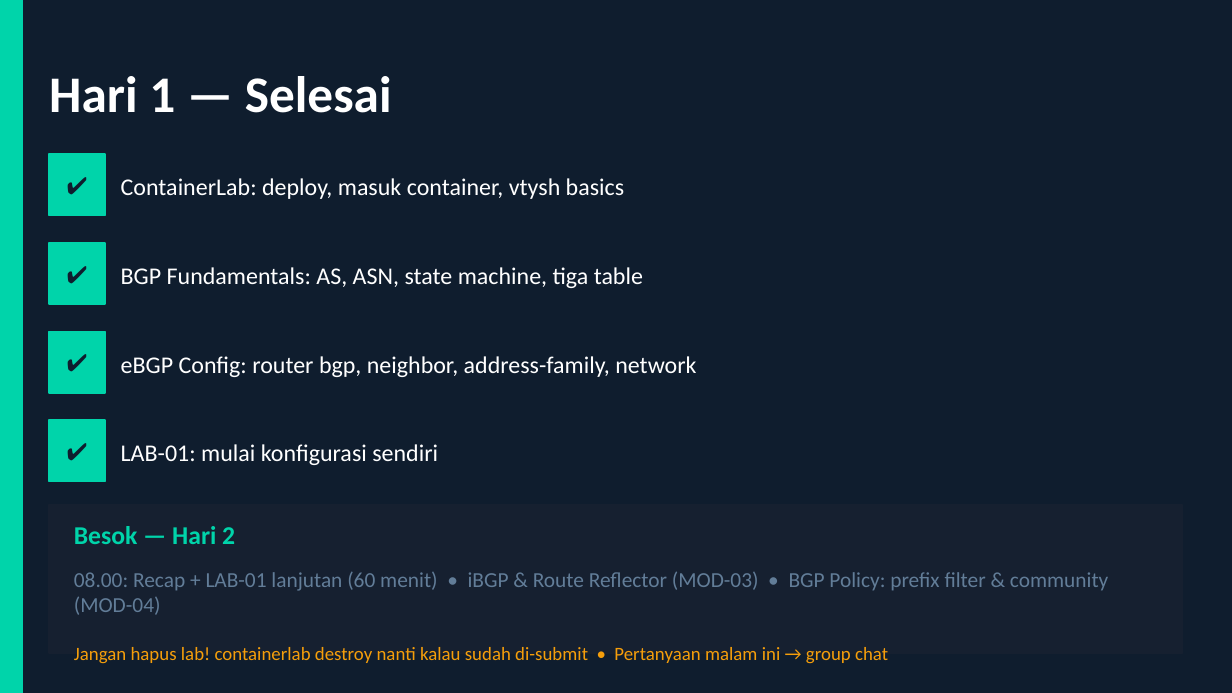
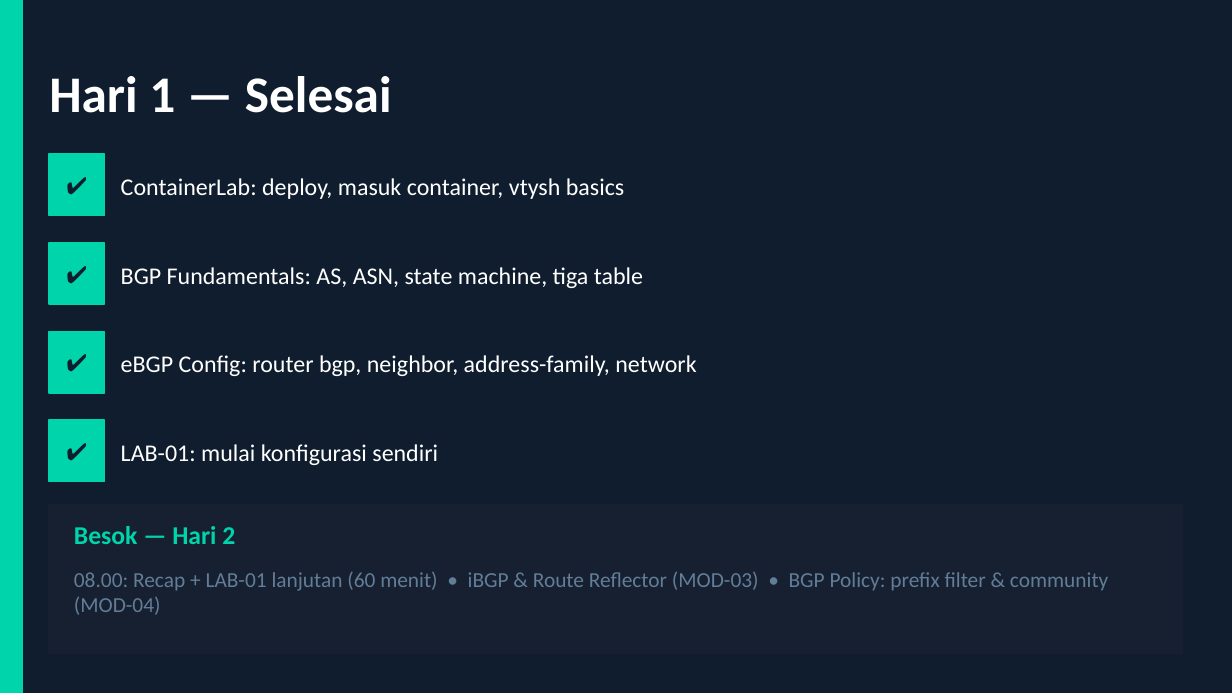
Before and after one commit to indi9o/bgp-workshop-labs, a slide deck: slide 35 of hari1/BGP-Workshop-Hari1.pptx. Drawn at 1232x693 pixels with LibreOffice and Linux fonts; fonts in the diff are those of the drawing. Boxes give left, top, right and bottom in pixels: in the first picture for what was removed or moved away, otherwise in the second. Text is boxed around its words. In the diff, an @@ line names an element or a change of style, - is before the commit and + after.

```diff
--- a/hari1/BGP-Workshop-Hari1.pptx
+++ b/hari1/BGP-Workshop-Hari1.pptx
@@ text removed at [74,647,888,663] @@
-Jangan hapus lab! containerlab destroy nanti kalau sudah di-submit • Pertanyaan malam ini → group chat
```
Also in this commit, not shown: 24 other slides changed, 1 other file.
